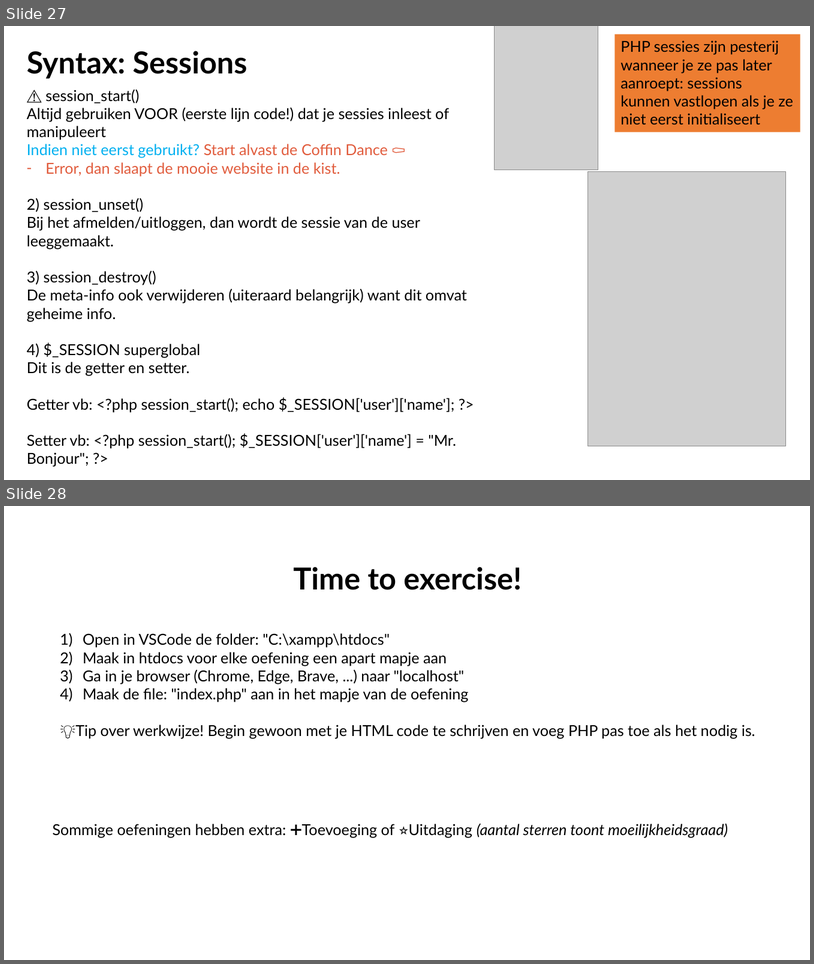
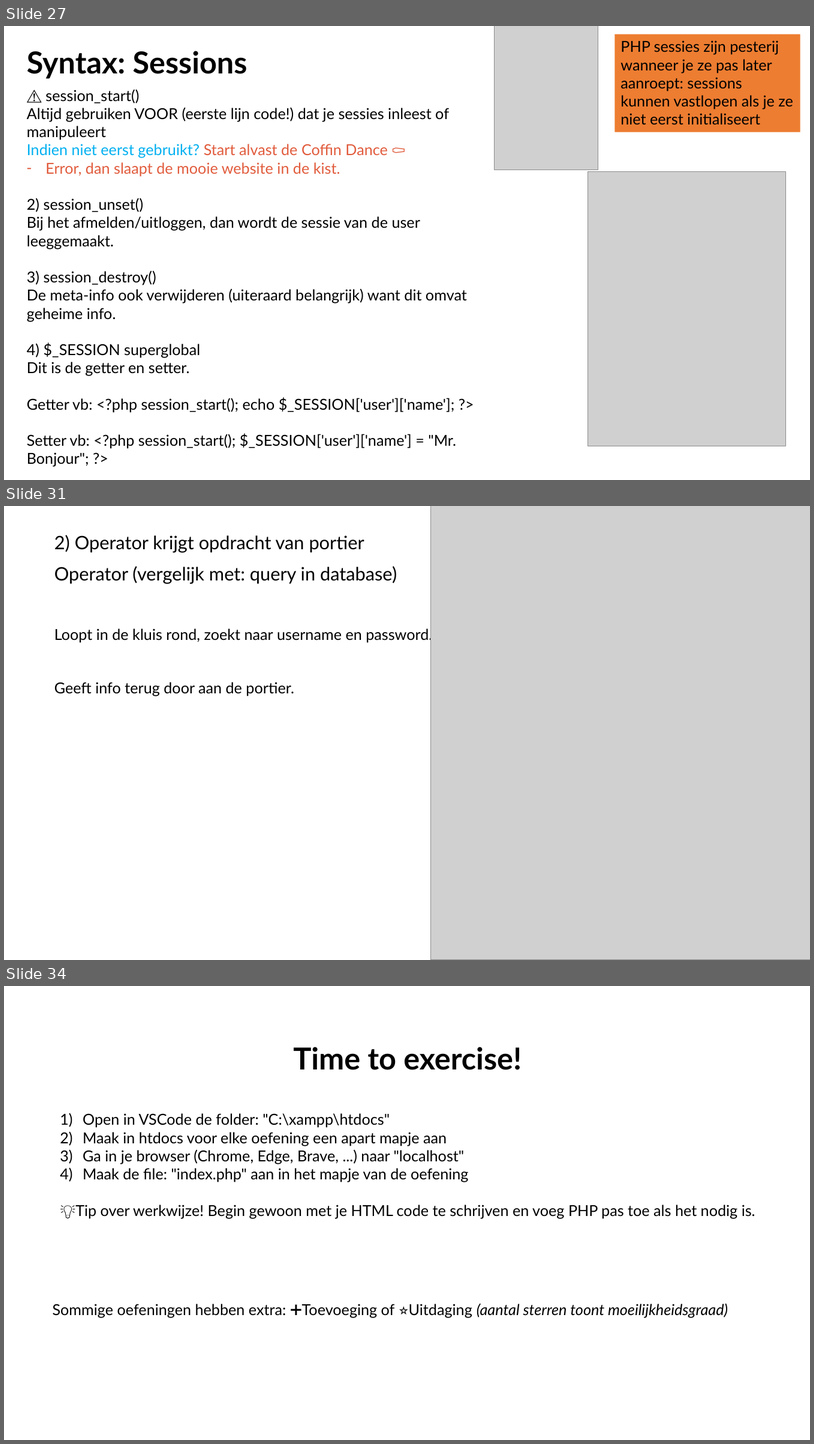
Before and after one commit to Jarnster/ICW-Webdesign-PHP, a slide deck: H3 - Databases en Beveiliging/Presentatie/H3 Databases en Beveiliging - Dynamische Websites.pptx. Shown one above the other, each under a label of ours: slides 27 and 28 before the commit, slides 27, 31 and 34 after it; the slides between them are not shown. The pictures are 814x964 and 814x1444 pixels, drawn with LibreOffice and Linux fonts; fonts in the diff are those of the drawing; grey boxes stand for pictures. Boxes give left, top, right and bottom in pixels: in the first picture for what was removed or moved away, otherwise in the second. Text is boxed around its words. In the diff, an @@ line names an element or a change of style, - is before the commit and + after.

```diff
--- a/H3 - Databases en Beveiliging/Presentatie/H3 Databases en Beveiliging - Dynamische Websites.pptx
+++ b/H3 - Databases en Beveiliging/Presentatie/H3 Databases en Beveiliging - Dynamische Websites.pptx
@@ slide 31 added at box(4, 506, 810, 960), background #FFFFFF @@
@@ picture added at box(431, 506, 810, 960) @@
@@ text added at box(54, 535, 432, 696), 18 pt, text #000000 @@
+2) Operator krijgt opdracht van portier
+Operator (vergelijk met: query in database)
+Loopt in de kluis rond, zoekt naar username en password.
+Geeft info terug door aan de portier.
@@ what was slide 28 is now slide 34 @@
```
Also in this commit, not shown: 1 slide changed, 5 other slides added.
